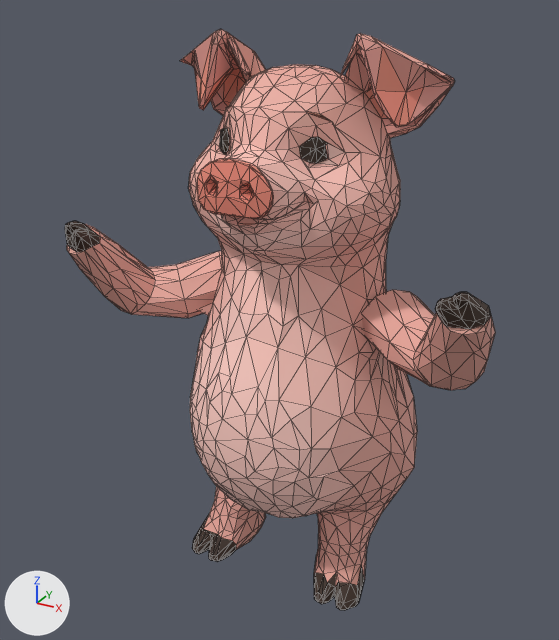
Before and after pictures for a commit that changed the glTF model assets/models/pig/pig.rig.glb.
One viewpoint serves both versions: a 50 mm lens placed at (0.577, -1.144, 1.069), pointed at (-0.041, -0.021, 0.507). The lights are fixed; the arrows at lower left show +X, +Y and +Z. The picture after the commit comes second. Mesh edges are drawn as thin lines. Vertices at exactly the same position are counted once.

Script lines for the objects in view, before the commit:
```python
me_pig = bpy.data.meshes.new('Pig')
me_pig.from_pydata(...)  # 1606 vertices, 3181 faces; spans x -0.369..0.369, y -0.247..0.259, z 0.029..1.0
# faces by material slot: [3162, 19]
me_pig.materials.append(mat_fur)
me_pig.materials.append(mat_gloss)
ob_pig_001 = bpy.data.objects.new('Pig.001', me_pig)
ob_pig_001.location = (0.0, 0.0, 0.0)
```
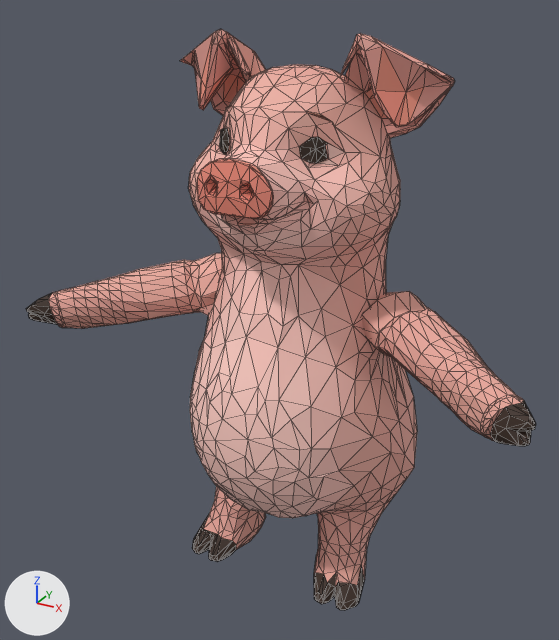
Commit message: feat(models): write the pig body with the rebuilt arms

The change, as a diff of the scene's bpy script:
```diff
--- a/assets/models/pig/pig.rig.glb.py
+++ b/assets/models/pig/pig.rig.glb.py
@@ me_pig @@
 # used by ob_pig_001; location = (0.0, 0.0, 0.0)
-me_pig.from_pydata(...)  # 1606 vertices, 3181 faces; spans x -0.369..0.369, y -0.247..0.259, z 0.029..1.0
+me_pig.from_pydata(...)  # 1866 vertices, 3701 faces; spans x -0.447..0.45, y -0.247..0.259, z 0.029..1.0
+# me_pig part 1: the loose piece of 108 vertices spanning x -0.369..-0.12, y -0.231..0.047, z 0.484..0.7 is rebuilt with 239 vertices and now spans x -0.447..-0.12, y -0.244..0.046, z 0.479..0.608
+# me_pig part 2: 12 vertices moved from x 0.12..0.267, y -0.09..0.035, z 0.492..0.605 to x 0.121..0.231, y -0.061..0.038, z 0.501..0.601; 90 vertices removed from x 0.194..0.369, y -0.23..-0.015, z 0.484..0.699; 219 vertices added at x 0.164..0.45, y -0.234..0.003, z 0.479..0.591
+# me_pig part 3: 7 vertices moved from x -0.166..-0.136, y -0.128..0.03, z 0.451..0.546 to x -0.164..-0.134, y -0.127..0.031, z 0.453..0.544
 me_pig.materials.append(mat_fur)
```

Boxes [x1, y1, x2, y2] around the edits, measured in the pictures (559 x 640 px; the box of a moved part takes in the faces that stretch with it):
'Pig.001', reshaped (19% wider)
    before: [65, 29, 495, 610]
    after: [26, 29, 536, 610]
part 1 of me_pig, rebuilt (25% wider, 21% shorter)
    before: [65, 221, 222, 318]
    after: [26, 253, 222, 329]
part 2 of me_pig, reshaped
    before: [362, 290, 495, 390]
    after: [362, 291, 536, 446]
part 3 of me_pig, moved or reshaped
    both: [194, 271, 225, 383]
